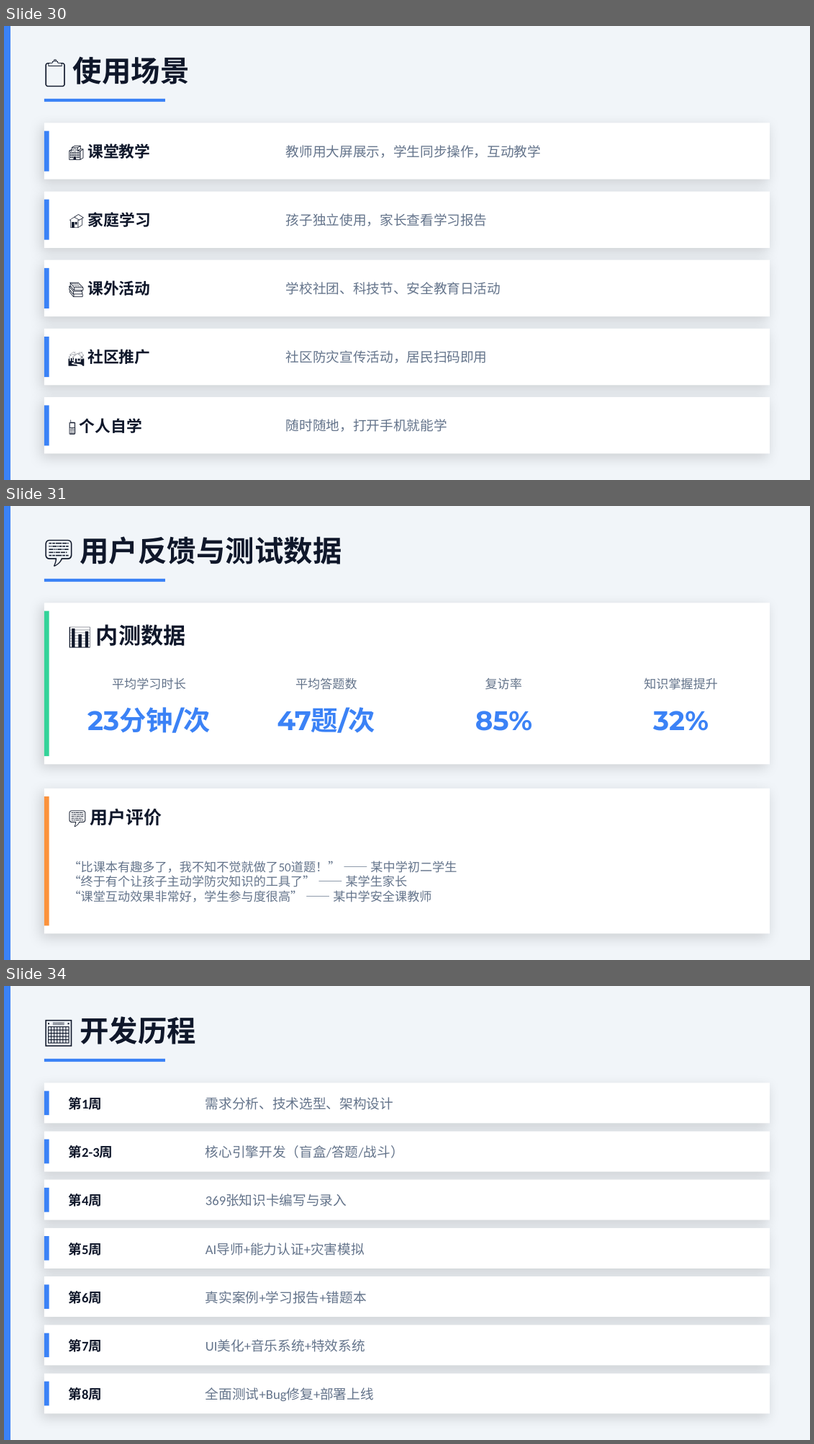
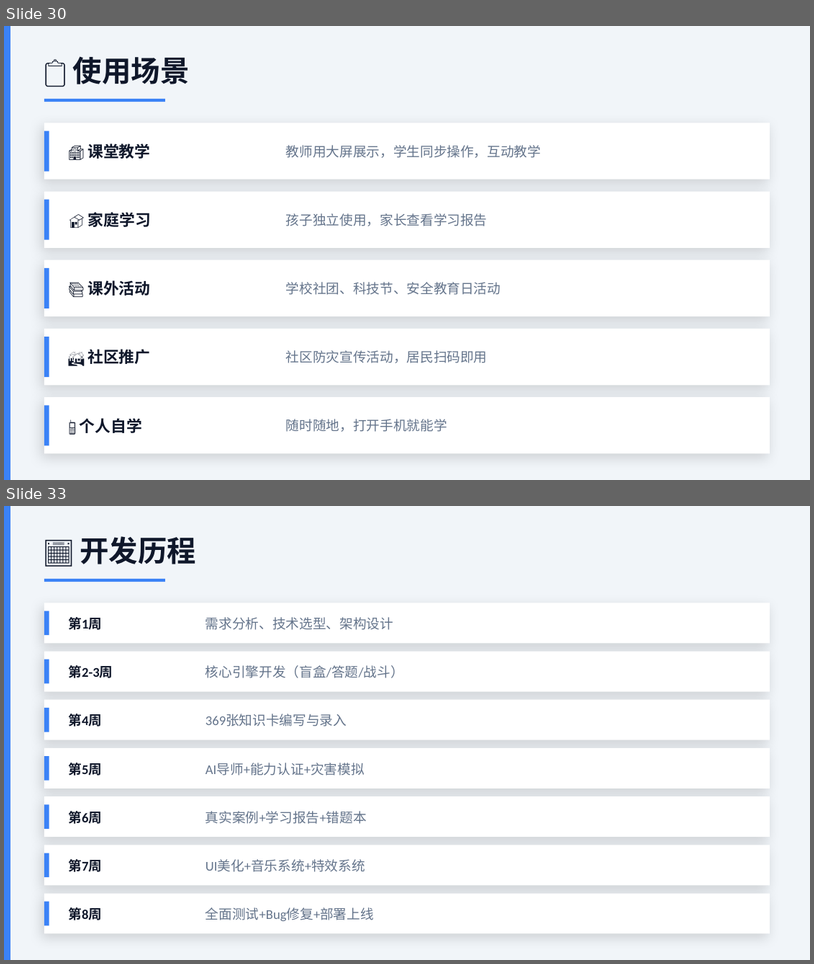
Before and after one commit to yaohanbo1-hue/yingji-xiaodaren, a slide deck: 应急小达人_国赛参赛作品_扩展版.pptx. Shown one above the other, each under a label of ours: slides 30, 31 and 34 before the commit, slides 30 and 33 after it; the slides between them are not shown. The pictures are 814x1444 and 814x964 pixels, drawn with LibreOffice and Linux fonts; fonts in the diff are those of the drawing. Boxes give left, top, right and bottom in pixels: in the first picture for what was removed or moved away, otherwise in the second. Text is boxed around its words. In the diff, an @@ line names an element or a change of style, - is before the commit and + after.

Commit message:
fix: 删除未来规划页+虚构用户反馈，替换为实际产品数据

```diff
--- a/应急小达人_国赛参赛作品_扩展版.pptx
+++ b/应急小达人_国赛参赛作品_扩展版.pptx
@@ slide 31 removed at (x1=4, y1=506, x2=810, y2=960), background #F1F5F9 @@
@@ rectangle removed at (x1=4, y1=506, x2=10, y2=959) @@
@@ text removed at (x1=80, y1=536, x2=342, y2=564) @@
-💬 用户反馈与测试数据
@@ rectangle removed at (x1=44, y1=579, x2=165, y2=582) @@
@@ rectangle removed at (x1=44, y1=602, x2=770, y2=764) @@
@@ rectangle removed at (x1=44, y1=611, x2=49, y2=756) @@
@@ text removed at (x1=96, y1=624, x2=186, y2=646) @@
-📊 内测数据
@@ text removed at (x1=112, y1=677, x2=186, y2=690) @@
-平均学习时长
@@ text removed at (x1=296, y1=677, x2=358, y2=690) @@
-平均答题数
@@ text removed at (x1=486, y1=677, x2=522, y2=690) @@
-复访率
@@ text removed at (x1=644, y1=677, x2=718, y2=690) @@
-知识掌握提升
@@ text removed at (x1=88, y1=707, x2=211, y2=733) @@
-23分钟/次
@@ text removed at (x1=278, y1=707, x2=376, y2=733) @@
-47题/次
@@ text removed at (x1=476, y1=710, x2=532, y2=731) @@
-85%
@@ text removed at (x1=653, y1=710, x2=709, y2=731) @@
-32%
@@ rectangle removed at (x1=44, y1=788, x2=770, y2=934) @@
@@ rectangle removed at (x1=44, y1=796, x2=49, y2=925) @@
@@ text removed at (x1=90, y1=808, x2=162, y2=826) @@
-💬 用户评价
@@ text removed at (x1=69, y1=860, x2=457, y2=902) @@
-“比课本有趣多了，我不知不觉就做了50道题！” —— 某中学初二学生
-“终于有个让孩子主动学防灾知识的工具了” —— 某学生家长
-“课堂互动效果非常好，学生参与度很高” —— 某中学安全课教师
@@ what was slide 34 is now slide 33 @@
```
Also in this commit, not shown: 3 slides changed, 1 slide added, 1 other slide removed.
